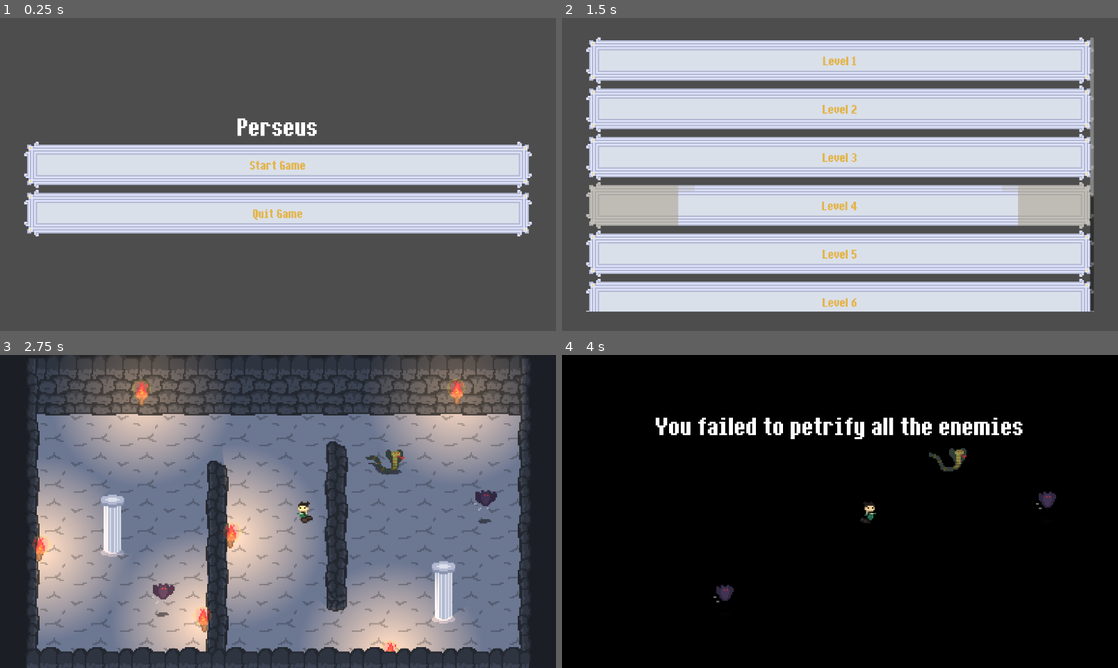
Above: before the commit, frames 1-4 (two rows, left to right).
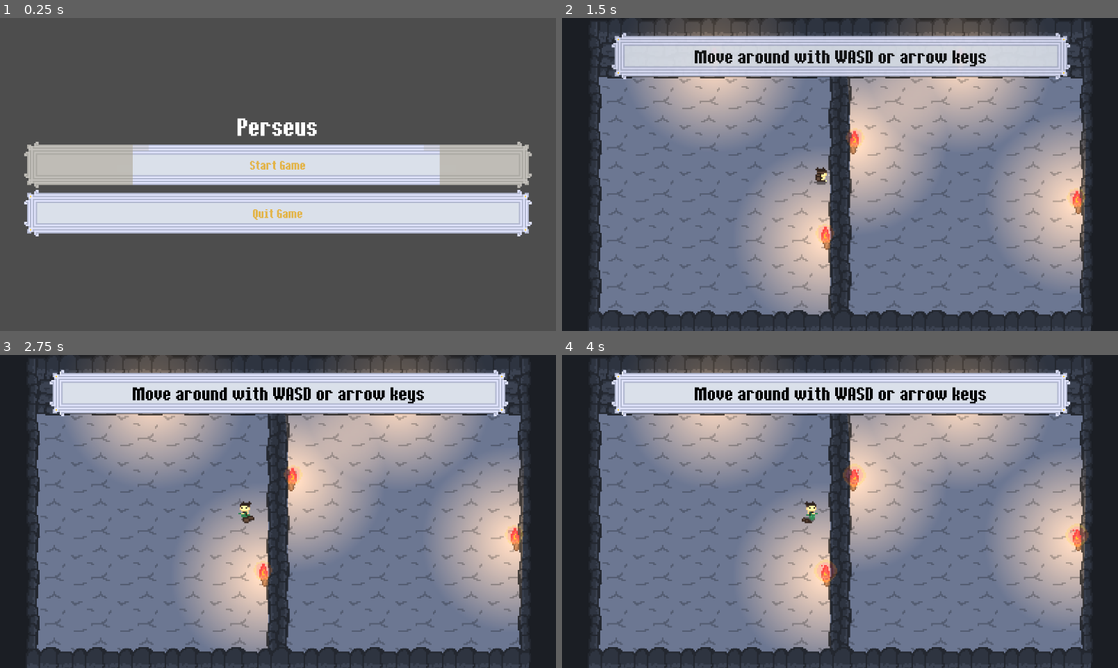
Above: after the commit, the same moments.

Repository: NicoUnd/cam-game-jam-26-repo
Game: Godot game, scene res://scenes/ui/main_menu.tscn
Two runs of this game, one before a commit and one after it. Both use one fixed random seed, a clock stepped at 60 frames per second and the inputs below. Sound files missing from this copy of the repository are replaced by a short silence.
Inputs (mouse positions are in pixels of both pictures, inside the frame that each line leads up to):
- Up to frame 1 (0.25 s): no input
- Up to frame 2 (1.5 s): tap Enter (ui_accept) at 0.5 s; move the mouse to (962, 158) at 0.52 s; hold Enter (ui_accept) 0.53-1.28 s; hold Right (ui_right) from 0.53 s (still down); click (962, 158) at 0.67 s; move the mouse to (728, 190) at 1.27 s; tap Shift (Dash) at 1.35 s; click (728, 190) at 1.42 s
- Up to frame 3 (2.75 s): tap Enter (ui_accept) at 1.52, 1.55, 1.82 s; move the mouse to (333, 442) at 2.02 s; release Right (ui_right) at 2.03 s; hold Left (ui_left) from 2.03 s (still down); hold Enter (ui_accept) from 2.03 s (still down); tap E (Petrify) at 2.1 s; click (333, 442) at 2.17 s
- Up to frame 4 (4 s): move the mouse to (812, 574) at 2.77 s; release Left (ui_left) at 2.78 s; release Enter (ui_accept) at 2.78 s; hold Right (ui_right) from 2.78 s (still down); tap Enter (ui_accept) at 2.85, 3.02, 3.32 s; click (812, 574) at 2.92 s; move the mouse to (1006, 558) at 3.52 s; hold Enter (ui_accept) from 3.53 s (still down); tap Shift (Dash) at 3.6 s; click (1006, 558) at 3.67 s

The runs differ from the first frame. In frame 1, 4.6% of the frame differs, in the area x 4-96%, y 39-55%; in frame 2, 91%; in frame 3, 52%; in frame 4, 99%, in the area x 0-100%, y 0-100%.

Commit message:
controller works

Diff:
--- a/project.godot
+++ b/project.godot
@@ -42,44 +42,101 @@
 
 [input]
 
+ui_accept={
+"deadzone": 0.5,
+"events": [Object(InputEventKey,"resource_local_to_scene":false,"resource_name":"","device":0,"window_id":0,"alt_pressed":false,"shift_pressed":false,"ctrl_pressed":false,"meta_pressed":false,"pressed":false,"keycode":4194309,"physical_keycode":0,"key_label":0,"unicode":0,"location":0,"echo":false,"script":null)
+, Object(InputEventKey,"resource_local_to_scene":false,"resource_name":"","device":0,"window_id":0,"alt_pressed":false,"shift_pressed":false,"ctrl_pressed":false,"meta_pressed":false,"pressed":false,"keycode":4194310,"physical_keycode":0,"key_label":0,"unicode":0,"location":0,"echo":false,"script":null)
+, Object(InputEventKey,"resource_local_to_scene":false,"resource_name":"","device":0,"window_id":0,"alt_pressed":false,"shift_pressed":false,"ctrl_pressed":false,"meta_pressed":false,"pressed":false,"keycode":32,"physical_keycode":0,"key_label":0,"unicode":32,"location":0,"echo":false,"script":null)
+, Object(InputEventJoypadButton,"resource_local_to_scene":false,"resource_name":"","device":-1,"button_index":0,"pressure":0.0,"pressed":true,"script":null)
+, Object(InputEventJoypadButton,"resource_local_to_scene":false,"resource_name":"","device":-1,"button_index":3,"pressure":0.0,"pressed":true,"script":null)
+]
+}
+ui_cancel={
+"deadzone": 0.5,
+"events": [Object(InputEventKey,"resource_local_to_scene":false,"resource_name":"","device":0,"window_id":0,"alt_pressed":false,"shift_pressed":false,"ctrl_pressed":false,"meta_pressed":false,"pressed":false,"keycode":4194305,"physical_keycode":0,"key_label":0,"unicode":0,"location":0,"echo":false,"script":null)
+, Object(InputEventJoypadButton,"resource_local_to_scene":false,"resource_name":"","device":-1,"button_index":1,"pressure":0.0,"pressed":true,"script":null)
+]
+}
+ui_left={
+"deadzone": 0.5,
+"events": [Object(InputEventKey,"resource_local_to_scene":false,"resource_name":"","device":0,"window_id":0,"alt_pressed":false,"shift_pressed":false,"ctrl_pressed":false,"meta_pressed":false,"pressed":false,"keycode":4194319,"physical_keycode":0,"key_label":0,"unicode":0,"location":0,"echo":false,"script":null)
+, Object(InputEventJoypadButton,"resource_local_to_scene":false,"resource_name":"","device":-1,"button_index":13,"pressure":0.0,"pressed":false,"script":null)
+, Object(InputEventJoypadMotion,"resource_local_to_scene":false,"resource_name":"","device":-1,"axis":0,"axis_value":-1.0,"script":null)
+, Object(InputEventJoypadMotion,"resource_local_to_scene":false,"resource_name":"","device":-1,"axis":0,"axis_value":-1.0,"script":null)
+]
+}
+ui_right={
+"deadzone": 0.5,
+"events": [Object(InputEventKey,"resource_local_to_scene":false,"resource_name":"","device":0,"window_id":0,"alt_pressed":false,"shift_pressed":false,"ctrl_pressed":false,"meta_pressed":false,"pressed":false,"keycode":4194321,"physical_keycode":0,"key_label":0,"unicode":0,"location":0,"echo":false,"script":null)
+, Object(InputEventJoypadButton,"resource_local_to_scene":false,"resource_name":"","device":-1,"button_index":14,"pressure":0.0,"pressed":false,"script":null)
+, Object(InputEventJoypadMotion,"resource_local_to_scene":false,"resource_name":"","device":-1,"axis":0,"axis_value":1.0,"script":null)
+, Object(InputEventJoypadMotion,"resource_local_to_scene":false,"resource_name":"","device":-1,"axis":0,"axis_value":1.0,"script":null)
+]
+}
+ui_up={
+"deadzone": 0.5,
+"events": [Object(InputEventKey,"resource_local_to_scene":false,"resource_name":"","device":0,"window_id":0,"alt_pressed":false,"shift_pressed":false,"ctrl_pressed":false,"meta_pressed":false,"pressed":false,"keycode":4194320,"physical_keycode":0,"key_label":0,"unicode":0,"location":0,"echo":false,"script":null)
+, Object(InputEventJoypadButton,"resource_local_to_scene":false,"resource_name":"","device":-1,"button_index":11,"pressure":0.0,"pressed":false,"script":null)
+, Object(InputEventJoypadMotion,"resource_local_to_scene":false,"resource_name":"","device":-1,"axis":1,"axis_value":-1.0,"script":null)
+, Object(InputEventJoypadMotion,"resource_local_to_scene":false,"resource_name":"","device":-1,"axis":1,"axis_value":-1.0,"script":null)
+]
+}
+ui_down={
+"deadzone": 0.5,
+"events": [Object(InputEventKey,"resource_local_to_scene":false,"resource_name":"","device":0,"window_id":0,"alt_pressed":false,"shift_pressed":false,"ctrl_pressed":false,"meta_pressed":false,"pressed":false,"keycode":4194322,"physical_keycode":0,"key_label":0,"unicode":0,"location":0,"echo":false,"script":null)
+, Object(InputEventJoypadButton,"resource_local_to_scene":false,"resource_name":"","device":-1,"button_index":12,"pressure":0.0,"pressed":false,"script":null)
+, Object(InputEventJoypadMotion,"resource_local_to_scene":false,"resource_name":"","device":-1,"axis":1,"axis_value":1.0,"script":null)
+, Object(InputEventJoypadMotion,"resource_local_to_scene":false,"resource_name":"","device":-1,"axis":1,"axis_value":1.0,"script":null)
+]
+}
 left={
 "deadzone": 0.2,
 "events": [Object(InputEventKey,"resource_local_to_scene":false,"resource_name":"","device":-1,"window_id":0,"alt_press …(191 unchanged characters)…
 , Object(InputEventKey,"resource_local_to_scene":false,"resource_name":"","device":-1,"window_id":0,"alt_pressed":false …(186 unchanged characters)…
+, Object(InputEventJoypadMotion,"resource_local_to_scene":false,"resource_name":"","device":-1,"axis":0,"axis_value":-1.0,"script":null)
 ]
 }
 up={
 "deadzone": 0.2,
 "events": [Object(InputEventKey,"resource_local_to_scene":false,"resource_name":"","device":-1,"window_id":0,"alt_press …(192 unchanged characters)…
 , Object(InputEventKey,"resource_local_to_scene":false,"resource_name":"","device":-1,"window_id":0,"alt_pressed":false …(186 unchanged characters)…
+, Object(InputEventJoypadMotion,"resource_local_to_scene":false,"resource_name":"","device":-1,"axis":1,"axis_value":-1.0,"script":null)
 ]
 }
 right={
 "deadzone": 0.2,
 "events": [Object(InputEventKey,"resource_local_to_scene":false,"resource_name":"","device":-1,"window_id":0,"alt_press …(192 unchanged characters)…
 , Object(InputEventKey,"resource_local_to_scene":false,"resource_name":"","device":-1,"window_id":0,"alt_pressed":false …(186 unchanged characters)…
+, Object(InputEventJoypadMotion,"resource_local_to_scene":false,"resource_name":"","device":-1,"axis":0,"axis_value":1.0,"script":null)
 ]
 }
 down={
 "deadzone": 0.2,
 "events": [Object(InputEventKey,"resource_local_to_scene":false,"resource_name":"","device":-1,"window_id":0,"alt_press …(192 unchanged characters)…
 , Object(InputEventKey,"resource_local_to_scene":false,"resource_name":"","device":-1,"window_id":0,"alt_pressed":false …(186 unchanged characters)…
+, Object(InputEventJoypadMotion,"resource_local_to_scene":false,"resource_name":"","device":-1,"axis":1,"axis_value":1.0,"script":null)
 ]
 }
 Dash={
 "deadzone": 0.2,
 "events": [Object(InputEventKey,"resource_local_to_scene":false,"resource_name":"","device":-1,"window_id":0,"alt_press …(195 unchanged characters)…
 , Object(InputEventKey,"resource_local_to_scene":false,"resource_name":"","device":-1,"window_id":0,"alt_pressed":false …(182 unchanged characters)…
+, Object(InputEventJoypadButton,"resource_local_to_scene":false,"resource_name":"","device":-1,"button_index":0,"pressure":0.0,"pressed":true,"script":null)
+, Object(InputEventJoypadMotion,"resource_local_to_scene":false,"resource_name":"","device":-1,"axis":5,"axis_value":1.0,"script":null)
+, Object(InputEventJoypadButton,"resource_local_to_scene":false,"resource_name":"","device":-1,"button_index":1,"pressure":0.0,"pressed":true,"script":null)
 ]
 }
 Petrify={
 "deadzone": 0.2,
 "events": [Object(InputEventKey,"resource_local_to_scene":false,"resource_name":"","device":-1,"window_id":0,"alt_press …(192 unchanged characters)…
+, Object(InputEventJoypadButton,"resource_local_to_scene":false,"resource_name":"","device":-1,"button_index":3,"pressure":0.0,"pressed":true,"script":null)
+, Object(InputEventJoypadButton,"resource_local_to_scene":false,"resource_name":"","device":-1,"button_index":2,"pressure":0.0,"pressed":true,"script":null)
 ]
 }
 Escape={
 "deadzone": 0.2,
-"events": [Object(InputEventKey,"resource_local_to_scene":false,"resource_name":"","device":-1,"window_id":0,"alt_pressed":false,"shift_pressed":false,"ctrl_pressed":false,"meta_pressed":false,"pressed":false,"keycode":0,"physical_keycode":4194305,"key_label":0,"unicode":0,"location":0,"echo":false,"script":null)
+"events": [Object(InputEventJoypadButton,"resource_local_to_scene":false,"resource_name":"","device":-1,"button_index":6,"pressure":0.0,"pressed":true,"script":null)
+, Object(InputEventJoypadButton,"resource_local_to_scene":false,"resource_name":"","device":-1,"button_index":5,"pressure":0.0,"pressed":true,"script":null)
 ]
 }
 
--- a/scenes/ui/button.tscn
+++ b/scenes/ui/button.tscn
@@ -20,6 +20,7 @@
 custom_minimum_size = Vector2(0, 96)
 layout_mode = 3
 anchors_preset = 0
+focus_mode = 2
 script = ExtResource("1_mrrss")
 button_press_sound = ExtResource("2_cxawc")
 
--- a/scripts/button.gd
+++ b/scripts/button.gd
@@ -25,10 +25,14 @@
 	locked = true
 	if _interaction_button.pressed.is_connected(_on_button_pressed):
 		_interaction_button.pressed.disconnect(_on_button_pressed)
-	if _interaction_button.mouse_entered.is_connected(_on_mouse_entered):
-		_interaction_button.mouse_entered.disconnect(_on_mouse_entered)
-	if _interaction_button.mouse_exited.is_connected(_on_mouse_exited):
-		_interaction_button.mouse_exited.disconnect(_on_mouse_exited)
+	if _interaction_button.mouse_entered.is_connected(_on_focus):
+		_interaction_button.mouse_entered.disconnect(_on_focus)
+	if _interaction_button.mouse_exited.is_connected(_on_focus_lost):
+		_interaction_button.mouse_exited.disconnect(_on_focus_lost)
+	if focus_entered.is_connected(_on_focus):
+		focus_entered.disconnect(_on_focus)
+	if focus_exited.is_connected(_on_focus_lost):
+		focus_exited.disconnect(_on_focus_lost)
 
 	var tween = create_tween()
 	tween.tween_property(_canvas_group.material, "shader_parameter/progress", 1.0, petrification_duration)
@@ -36,21 +40,28 @@
 func unlock() -> void:
 	locked = false
 	_interaction_button.pressed.connect(_on_button_pressed)
-	_interaction_button.mouse_entered.connect(_on_mouse_entered)
-	_interaction_button.mouse_exited.connect(_on_mouse_exited)
+	_interaction_button.mouse_entered.connect(_on_focus)
+	_interaction_button.mouse_exited.connect(_on_focus_lost)
+	focus_entered.connect(_on_focus)
+	focus_exited.connect(_on_focus_lost)
 
 	var tween = create_tween()
 	tween.tween_property(_canvas_group.material, "shader_parameter/progress", 0.0, petrification_duration)
 
-func _on_mouse_entered() -> void:
+func _on_focus() -> void:
 	var tween = create_tween()
 	tween.tween_property(_canvas_group.material, "shader_parameter/progress", 1.0, petrification_duration)
 
-func _on_mouse_exited() -> void:
+func _on_focus_lost() -> void:
 	var tween = create_tween()
 	tween.tween_property(_canvas_group.material, "shader_parameter/progress", 0.0, petrification_duration)
-
 
 func _on_button_pressed() -> void:
 	AudioManager.play_sfx(button_press_sound)
 	interacted.emit()
+
+func _gui_input(event: InputEvent) -> void:
+	if event.is_action_pressed("ui_accept"):
+		print("gui_input")
+		AudioManager.play_sfx(button_press_sound)
+		interacted.emit()
--- a/scripts/level_select.gd
+++ b/scripts/level_select.gd
@@ -2,6 +2,7 @@
 
 @export var level_music : AudioStream
 @export var minotaur_music : AudioStream
+
 
 func get_all_buttons() -> Array:
 	# Using the node path from the root of the scene
@@ -20,6 +21,10 @@
 		if button is PetrifiableButton:
 			button.lock()
 
+	var first_btn = buttons[0]
+	if first_btn is PetrifiableButton:
+		first_btn.grab_focus()
+
 
 func start_level(level : int) -> void:
 	print("res://scenes/levels/level_" + str(level) + ".tscn")
--- a/scripts/main_menu.gd
+++ b/scripts/main_menu.gd
@@ -2,10 +2,13 @@
 
 @export var menu_music : AudioStream
 
+@onready var start_button: PetrifiableButton = $MarginContainer/VBoxContainer/StartButton
+
 func _ready() -> void:
 	AudioManager.music_volume(100)
 	AudioManager.play_music(menu_music)
-
+	print("tried to grab focus")
+	start_button.grab_focus()
 
 func start_game():
 	get_tree().change_scene_to_file("res://scenes/ui/level_select.tscn")
Not shown: 1 places in scenes/enemies/enemy.tscn that only renumber resources
